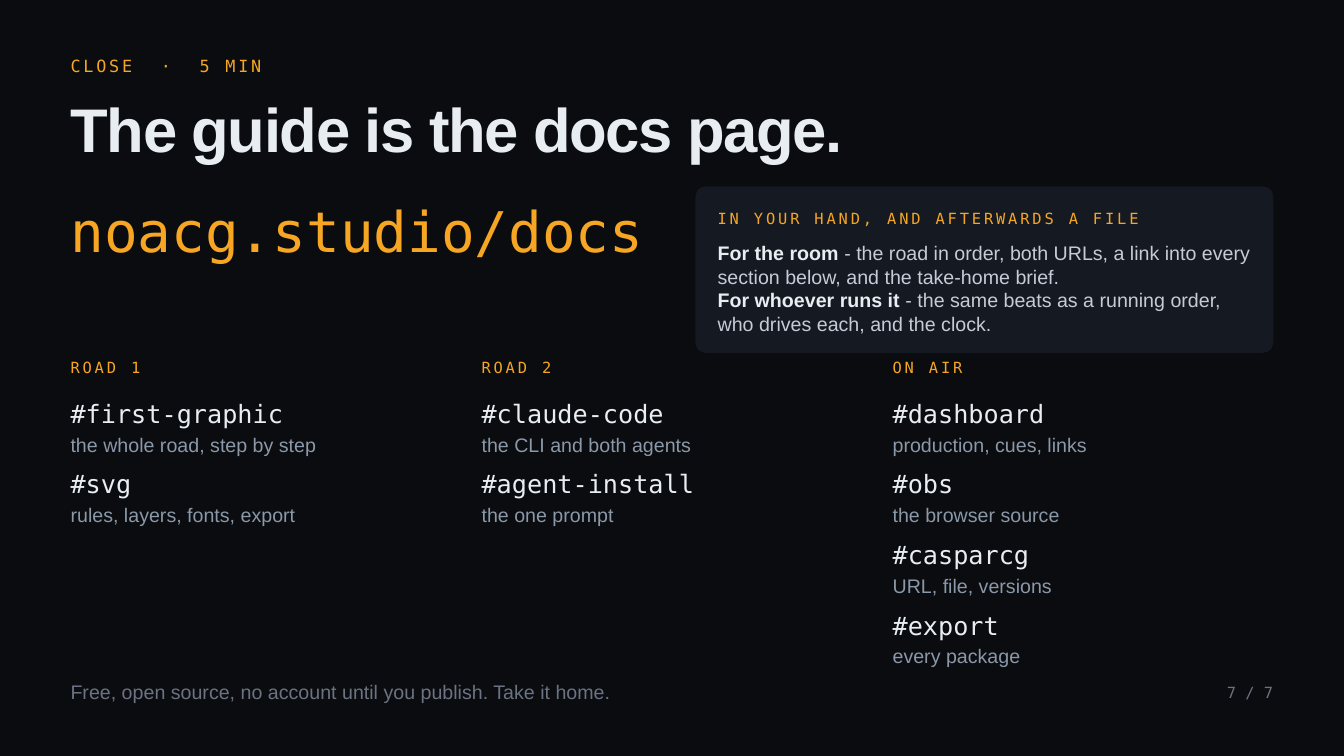
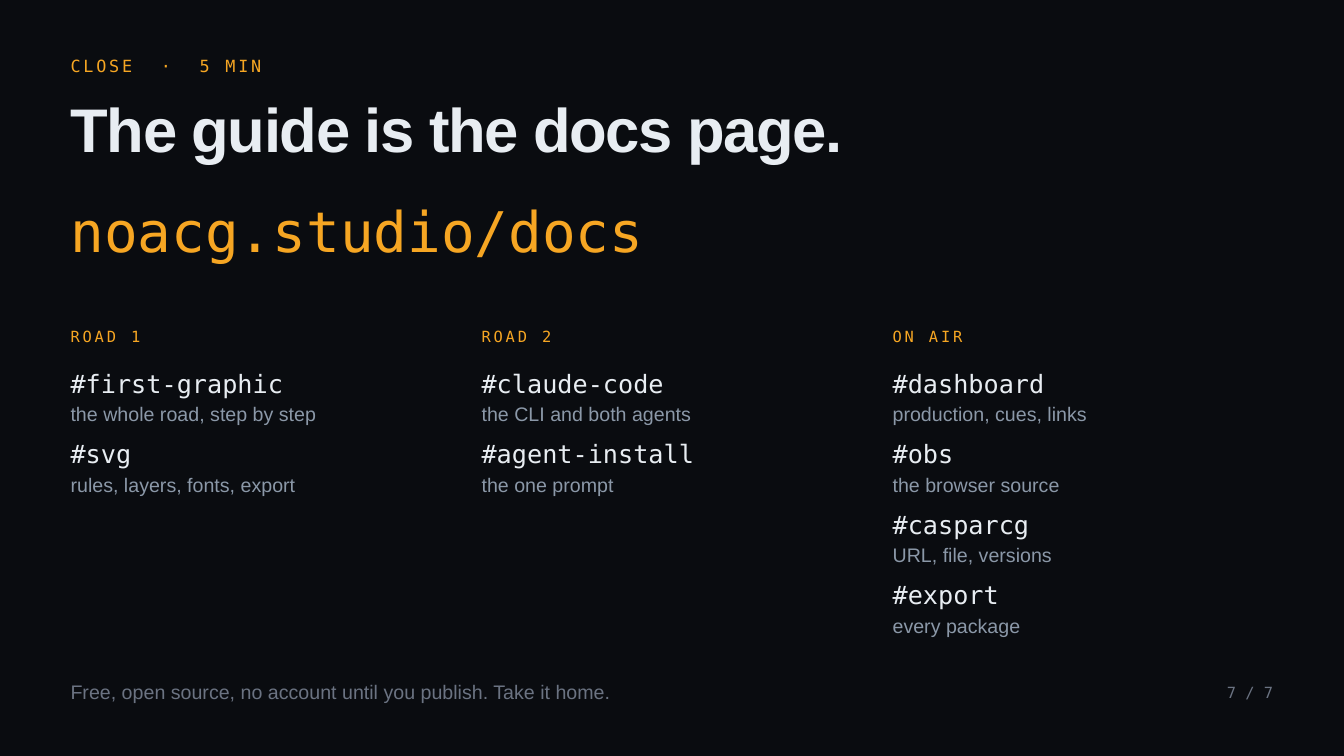
Before and after one commit to NoaCG/NoaCG-Studio, a slide deck: slide 7 of docs/presentation-2026-09-25/NoaCG-2026-09-25.pptx. Drawn at 1344x756 pixels with LibreOffice and Linux fonts; fonts in the diff are those of the drawing. Boxes give left, top, right and bottom in pixels: in the first picture for what was removed or moved away, otherwise in the second. Text is boxed around its words. In the diff, an @@ line names an element or a change of style, - is before the commit and + after.

```diff
--- a/docs/presentation-2026-09-25/NoaCG-2026-09-25.pptx
+++ b/docs/presentation-2026-09-25/NoaCG-2026-09-25.pptx
@@ rounded rectangle removed at [696,187,1273,353] @@
@@ text removed at [718,212,1139,226] @@
-IN YOUR HAND, AND AFTERWARDS A FILE
@@ text removed at [718,245,1250,334] @@
-For the room - the road in order, both URLs, a link into every section below, and the take-home brief.
-For whoever runs it - the same beats as a running order, who drives each, and the clock.
@@ 19 texts: place and size @@
-19 texts at [71,361,1086,667]
+19 texts at [71,330,1086,637]
```
Also in this commit, not shown: 5 other slides changed, 5 other files.
